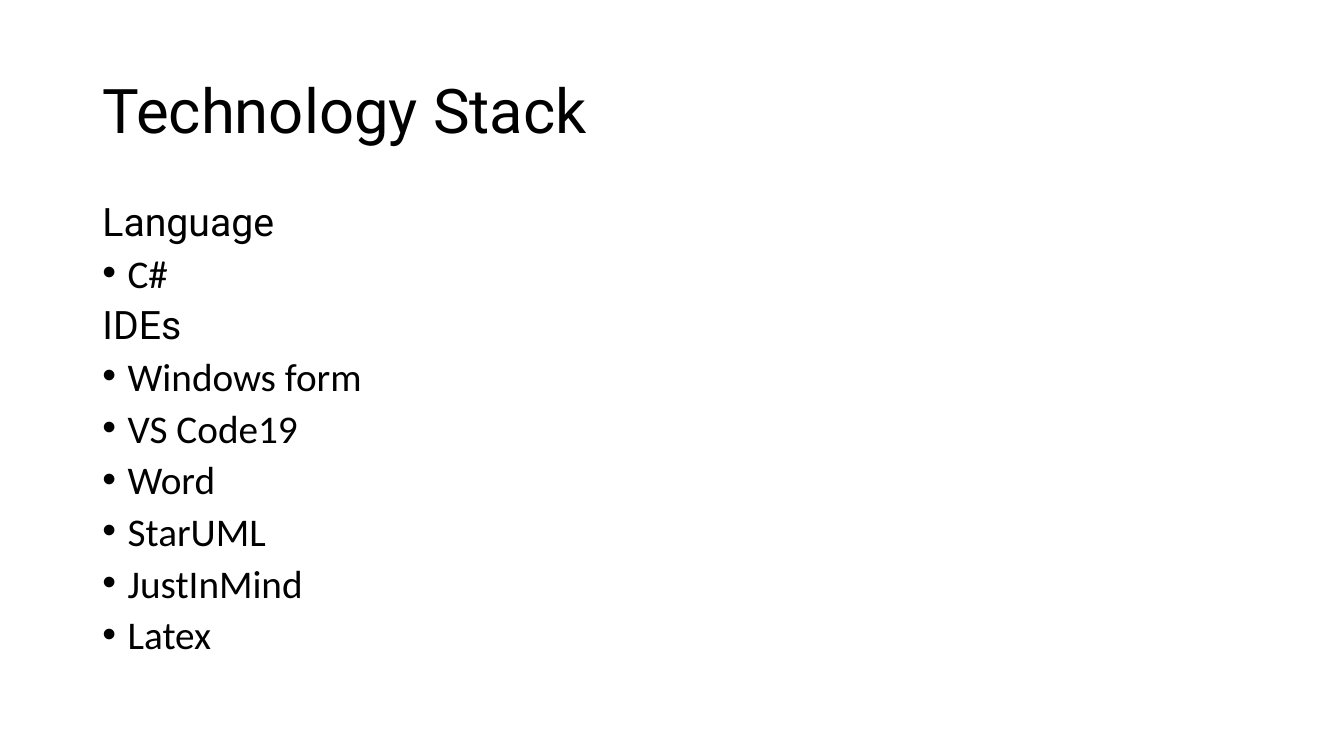
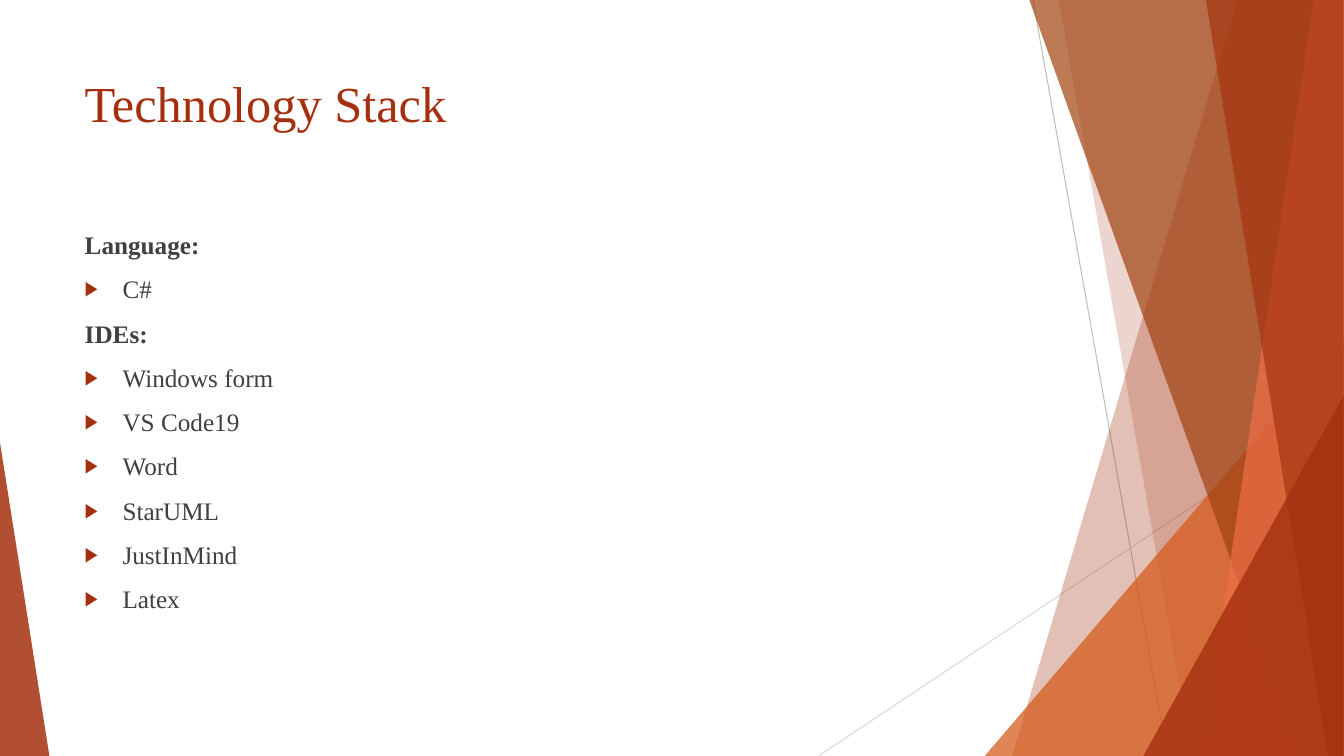
Before and after one commit to UswaArif/Tea-Distribution-Company, a slide deck: slide 6 of UMM Distribution Company.pptx. Drawn at 1344x756 pixels with LibreOffice and Linux fonts; fonts in the diff are those of the drawing. Boxes give left, top, right and bottom in pixels: in the first picture for what was removed or moved away, otherwise in the second. Text is boxed around its words. In the diff, an @@ line names an element or a change of style, - is before the commit and + after.

```diff
--- a/UMM Distribution Company.pptx
+++ b/UMM Distribution Company.pptx
@@ title "Technology Stack": place and size @@
-title "Technology Stack" at [102, 86, 586, 146]
+title "Technology Stack" at [85, 87, 446, 133]
@@ title "Technology Stack" at [85, 87, 446, 133]: size 44 to 36 pt, font Roboto to Times New Roman, text colour #000000 to #A5300F; line spacing 0.9 to 1; vertical alignment middle to top @@
@@ text "Language:": place and size @@
-text "Language:" at [102, 208, 362, 650]
+text "Language:" at [85, 237, 273, 609]
@@ text at [85, 237, 200, 260]: text changed; size 28 to 18 pt; font Roboto to Times New Roman; text colour #000000 to #404040; bold on @@
-Language
+Language:
@@ text at [123, 281, 273, 609]: size 28 to 18 pt, font Calibri to Times New Roman, text colour #000000 to #404040 in "C#", "Windows form", "VS Code19", "Word" and 3 more places; bullet • to ▶; line spacing 0.8 to 1 @@
@@ text at [85, 326, 148, 344]: text changed; size 28 to 18 pt; font Roboto to Times New Roman; text colour #000000 to #404040; bold on @@
-IDEs
+IDEs:
@@ group added at [0, 0, 1344, 756]: 5 freeform shapes, 3 triangles, 2 lines @@
```
Also in this commit, not shown: 15 other slides changed, 7 slides added, 2 slides removed.
